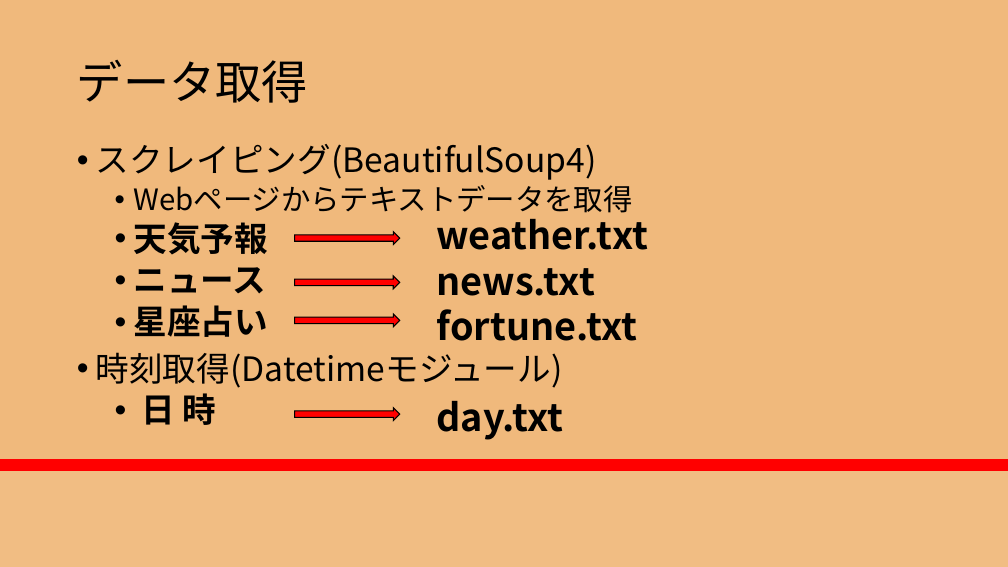
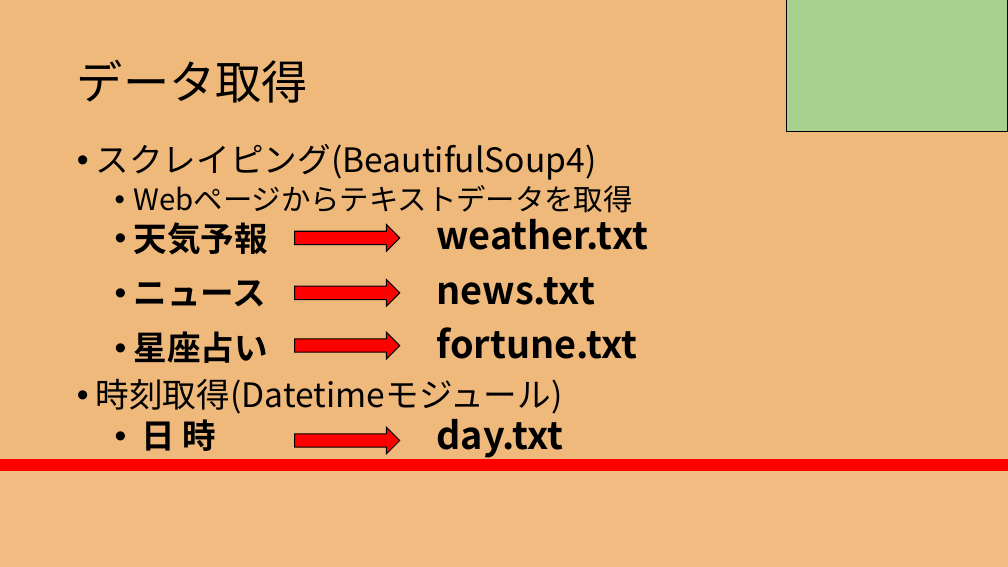
Before and after one commit to RikiishiSuzunosuke/AIspeaker_yosie, a slide deck: slide 13 of presentation/AIスピーカー開発_3_main.pptx (slide 12 before the commit). Drawn at 1008x567 pixels with LibreOffice and Linux fonts; fonts in the diff are those of the drawing. Boxes give left, top, right and bottom in pixels: in the first picture for what was removed or moved away, otherwise in the second. Text is boxed around its words. In the diff, an @@ line names an element or a change of style, - is before the commit and + after.

```diff
--- a/presentation/AIスピーカー開発_3_main.pptx
+++ b/presentation/AIスピーカー開発_3_main.pptx
@@ rectangle added at box(786, 0, 1008, 132), fill #A9D18E, outline #000000 1 pt @@
@@ text "スクレイピング(BeautifulSoup4)" rewrapped from box(96, 144, 633, 425) to box(96, 144, 633, 451) @@
@@ text "weather.txt" rewrapped from box(437, 211, 648, 440) to box(437, 211, 648, 458) @@
@@ right arrow: place and size @@
-right arrow at box(295, 231, 400, 244)
+right arrow at box(295, 225, 400, 251)
@@ right arrow: place and size @@
-right arrow at box(295, 276, 400, 289)
+right arrow at box(295, 280, 400, 306)
@@ right arrow: place and size @@
-right arrow at box(295, 314, 400, 327)
+right arrow at box(295, 333, 400, 359)
@@ right arrow: place and size @@
-right arrow at box(295, 408, 400, 420)
+right arrow at box(295, 427, 400, 454)
```
Also in this commit, not shown: 9 other slides changed, 3 slides added, 1 slide removed, 1 other file.
